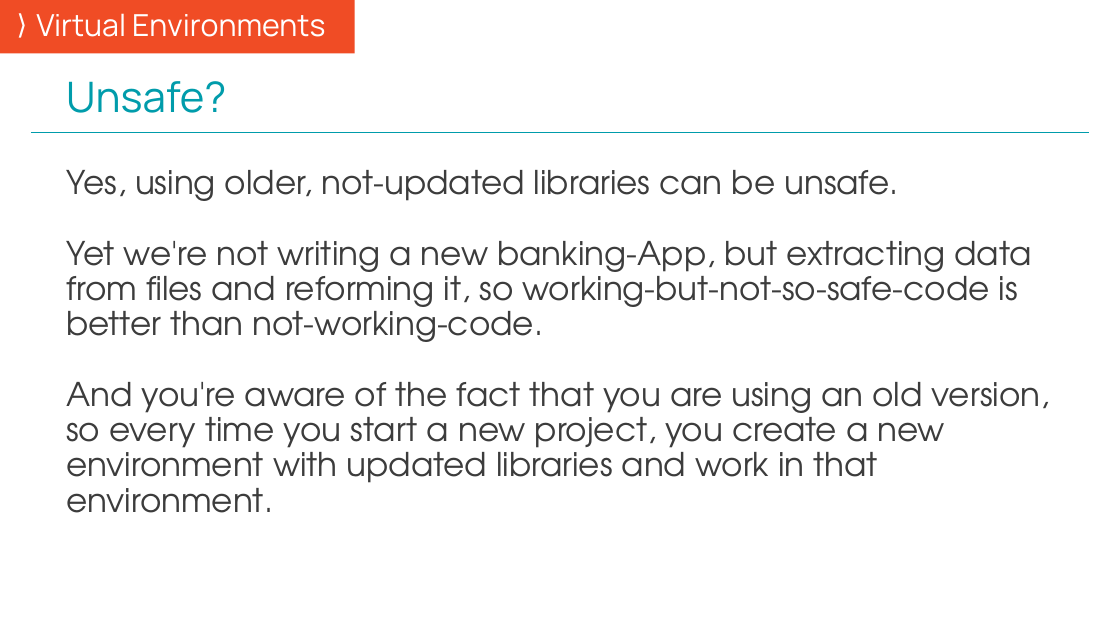
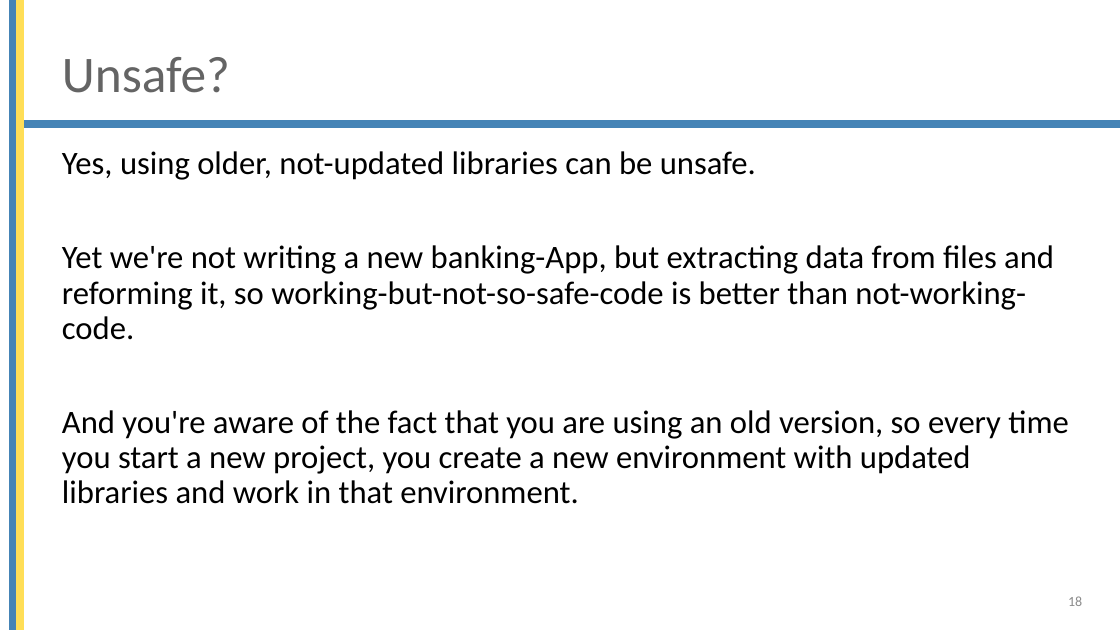
Before and after one commit to mjochen/Cello_AI, a slide deck: slide 18 of ppts/2 - Working environment overview.pptx. Drawn at 1120x630 pixels with LibreOffice and Linux fonts; fonts in the diff are those of the drawing; background and template pictures are left out. Boxes give left, top, right and bottom in pixels: in the first picture for what was removed or moved away, otherwise in the second. Text is boxed around its words. In the diff, an @@ line names an element or a change of style, - is before the commit and + after.

```diff
--- a/ppts/2 - Working environment overview.pptx
+++ b/ppts/2 - Working environment overview.pptx
@@ text removed at <box>0,0,355,54</box> @@
-⟩ Virtual Environments
@@ rectangle added at <box>10,0,17,630</box>, fill #4584B6, outline #4584B6 1 pt @@
@@ rectangle added at <box>17,0,24,630</box>, fill #FFDE57, outline #FFDE57 1 pt @@
@@ title "Unsafe?": place and size @@
-title "Unsafe?" at <box>66,81,226,113</box>
+title "Unsafe?" at <box>62,57,230,93</box>
@@ title "Unsafe?" at <box>62,57,230,93</box>: size 36 to 44 pt, font Manrope to Calibri, text colour #009CAB to #646464; vertical alignment bottom to middle @@
@@ rectangle added at <box>16,121,1120,127</box>, fill #4584B6, outline #4584B6 1 pt @@
@@ line removed from (31, 132) to (1090, 132) @@
@@ text "Yes, using older, not-updated libraries ...": place and size @@
-text "Yes, using older, not-updated libraries ..." at <box>66,170,1050,513</box>
+text "Yes, using older, not-updated libraries ..." at <box>62,151,1069,504</box>
@@ text "Yes, using older, not-updated libraries ..." at <box>62,151,1069,504</box>: font TeX Gyre Adventor to Calibri, text colour #3C3C3C to #000000; more space between paragraphs @@
@@ page number added at <box>1068,596,1082,606</box>, 12 pt, text #8C8C8C @@
+18
```
Also in this commit, not shown: 27 other slides changed, 5 other files.
